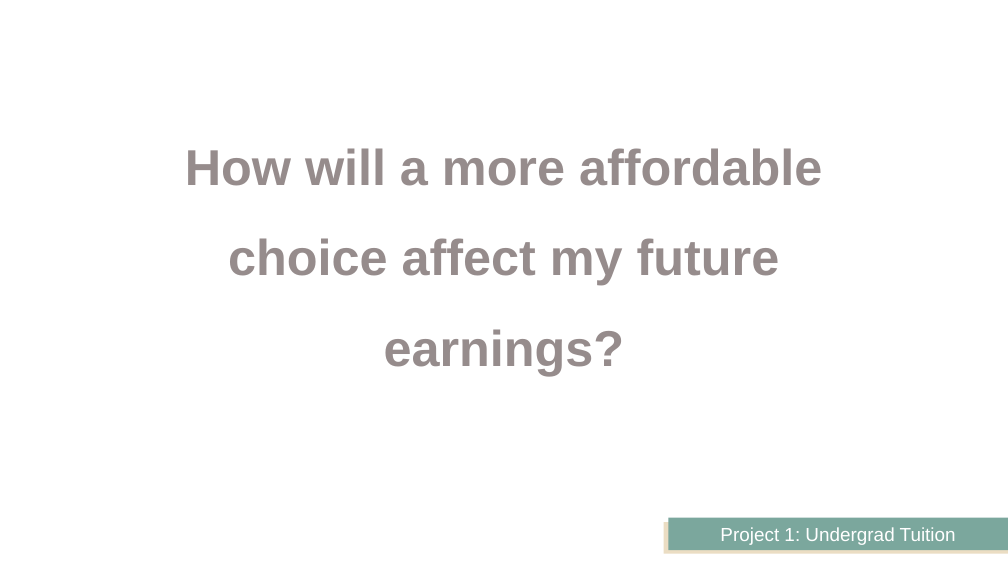
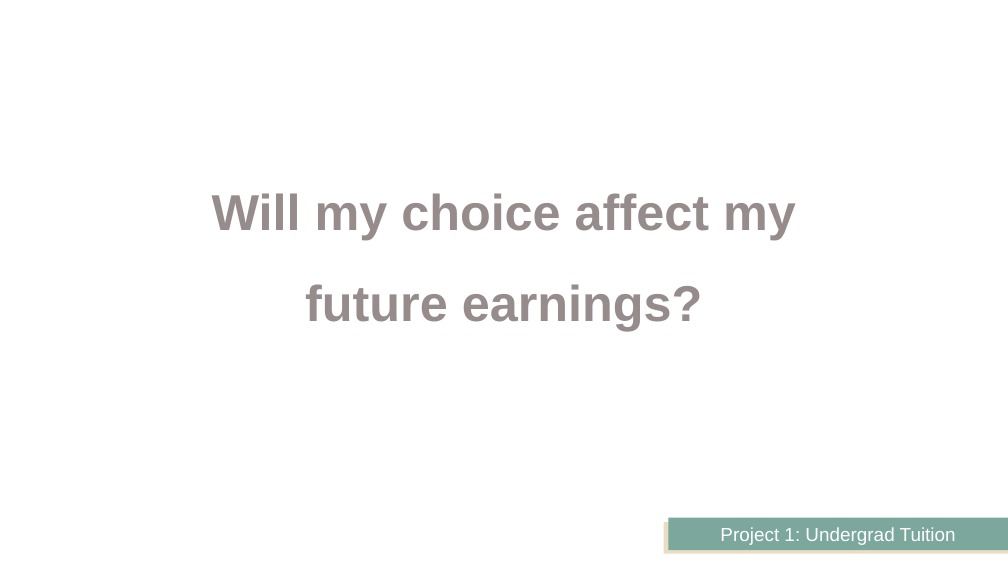
Before and after one commit to JeffPinegar/Proj1_undergraduate, a slide deck: slide 13 of Presentation/Getting Started.pptx (slide 15 before the commit). Drawn at 1008x567 pixels with LibreOffice and Linux fonts; fonts in the diff are those of the drawing. Boxes give left, top, right and bottom in pixels: in the first picture for what was removed or moved away, otherwise in the second. Text is boxed around its words. In the diff, an @@ line names an element or a change of style, - is before the commit and + after.

```diff
--- a/Presentation/Getting Started.pptx
+++ b/Presentation/Getting Started.pptx
@@ text at [212,193,796,331]: text changed @@
-How will a more affordable choice affect my future earnings?
+Will my choice affect my future earnings?
```
Also in this commit, not shown: 13 other slides changed, 9 slides added, 4 slides removed, 17 other files.
